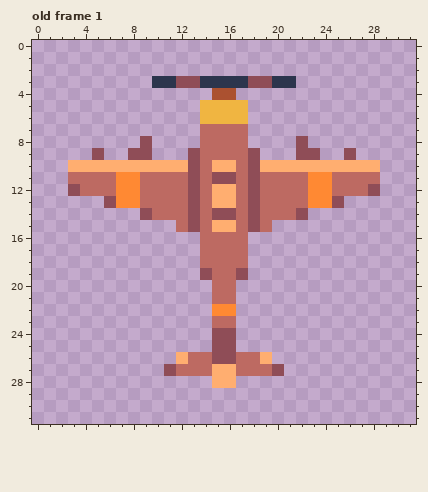
File history of a pixel-art file, Assets/Raw Assets/TestPlane2.aseprite. The first picture shows the starting point.
32x32 pixels, 1 frame. Shown: old frame 1. The commit also changed other frames, which this record leaves out.
New version:
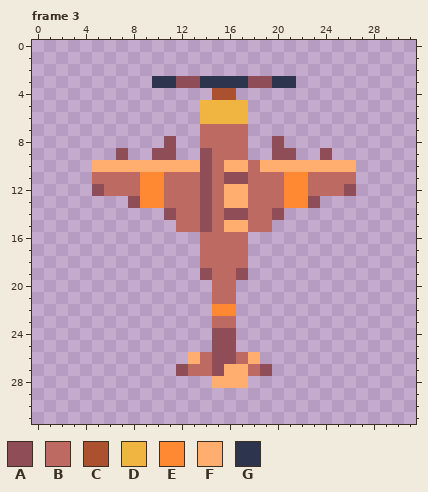
Palette (. is transparent): A #8f4d57  B #bd6a62  C #ab5130  D #f0b541  E #ff8933  F #ffae70  G #2c354d
A new or re-ordered frame is compared with the old frame closest to it.
From old to new:
frames 1 -> 3
Frame 3 is new; against old frame 1:
The edit adds colour A in row 8 at x 11 and 20; in row 9 at x 7, 10 to 11, 20 to 21 and 24.
Colour B gives way to colour A in rows 9 to 10 at x 14; in row 11 at x 14 and 17; in row 12 at x 5, 14 and 26; in row 13 at x 14; in row 14 at x 11, 14, 17 and 20; in row 15 at x 14.
Colour B gives way to colour A in row 27 at x 12 and 19.
Colour E gives way to colour A in row 13 at x 8 and 23.
Colour F gives way to colour A in row 27 at x 15.
Colour A gives way to colour B in row 10 at x 18; in row 11 at x 13, 15 and 18; in rows 12 to 13 at x 13 and 18; in row 14 at x 13, 15 and 18; in row 15 at x 13 and 18.
Colour E gives way to colour B in rows 11 to 12 at x 7 to 8 and 23 to 24.
Colour F gives way to colour B in row 10 at x 15; in rows 12 to 13 at x 15; in row 15 at x 15.
Colour B gives way to colour E in rows 11 to 13 at x 9 to 10 and 21 to 22.
The edit adds colour F in row 28 at x 17.
Colour A gives way to colour F in row 10 at x 13.
Colour B gives way to colour F in row 10 at x 17; in rows 12 to 13 at x 17; in row 15 at x 17; in row 26 at x 13 and 18; in row 27 at x 17.
The author cleared colour A in row 8 at x 9 and 22; in row 9 at x 5, 8 to 9, 13, 18, 22 to 23 and 26; in row 12 at x 3 and 28; in row 13 at x 6 and 25; in row 14 at x 9 and 22; in row 27 at x 11 and 20.
The author cleared colour B in row 11 at x 3 to 4 and 27 to 28; in row 12 at x 4 and 27; in row 14 at x 10 and 21.
The author cleared colour E in row 13 at x 7 and 24.
The author cleared colour F in row 10 at x 3 to 4 and 27 to 28; in row 26 at x 12 and 19.
Changed places in both pictures, as pixel boxes (x1, y1, x2, y2):
changed: (68, 136, 380, 232)
changed: (164, 352, 284, 388)
